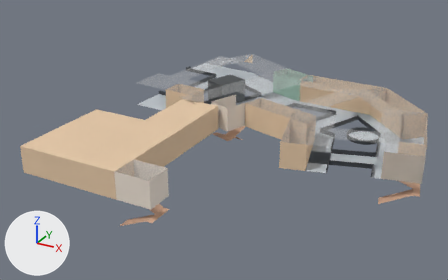
A saved change to the glTF model floors/12F.glb.
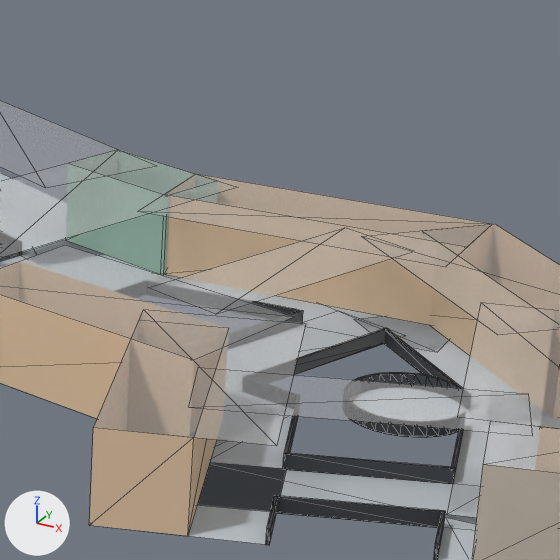
There are two pictures of each version: one whole from a camera (50 mm lens) standing at (16.8, -47.7, 35.0) and looking at (-16.2, 12.1, 5.1), one close up on the part from 57% to 90% of the width and 10% to 63% of the height. Arrows for +X, +Y and +Z are at lower left; the lights stay in place. The first two pictures are the older version. The close-ups show mesh edges as thin lines. Where no turn or scale is listed for an object, it has been applied to the vertices. Vertices at exactly the same position are counted once.

Before the edit, the objects in view are built like this:
```python
ob_立方體_035 = bpy.data.objects.new('立方體.035', me_立方體_035)
ob_立方體_035.location = (-7.2, 22.67, 6.25)
ob_立方體_037 = bpy.data.objects.new('立方體.037', me_立方體_036)
ob_立方體_037.location = (-4.4, 21.85, 6.25)
ob_立方體_038 = bpy.data.objects.new('立方體.038', me_立方體_037)
ob_立方體_038.location = (-6.29, 21.23, 7.49)
ob_立方體_038.rotation_euler = (1.571, 0.0, 2.744)  # degrees (90, 0, 157)
ob_立方體_038.scale = (0.104, 0.0792, 0.455)
ob_立方體_043 = bpy.data.objects.new('立方體.043', me_立方體_042)
ob_立方體_043.location = (-6.29, 21.23, 7.5)
ob_立方體_043.rotation_euler = (1.571, 0.0, 2.744)  # degrees (90, 0, 157)
ob_立方體_043.scale = (0.104, 0.0792, 0.455)
ob_立方體_134 = bpy.data.objects.new('立方體.134', me_立方體_173)
ob_立方體_134.location = (-5.25, 11.77, 7.5)
ob_立方體_202 = bpy.data.objects.new('立方體.202', me_立方體_202)
ob_立方體_202.location = (-7.95, 24.24, 6.25)
ob_立方體_203 = bpy.data.objects.new('立方體.203', me_立方體_203)
ob_立方體_203.location = (-1.57, 21.95, 6.25)
# me_立方體_202
# before: 0 (1.31, -0.09, -0.25), 1 (1.31, -0.09, 0.25) at pixel (298, 310), 4 (1.31, 0.01, -0.25), 5 (1.31, 0.01, 0.25) at pixel (299, 309)
# me_立方體_203
# before: 2 (-2.04, 2.05, -0.25), 3 (-2.04, 2.05, 0.25) at pixel (383, 328), 6 (-1.97, 2.12, -0.25), 7 (-1.97, 2.12, 0.25) at pixel (386, 327)
# also in view: '立方體.011' at (-5.3, 11.9, 6.0); '立方體.127' at (0.7, 24.7, 7.5); '立方體.015' at (3.6, 17.2, 6.0); '立方體.009' at (-5.3, 11.8, 9.0); '丁棟6F.000' at (-14.4, 28.6, 7.5)
```
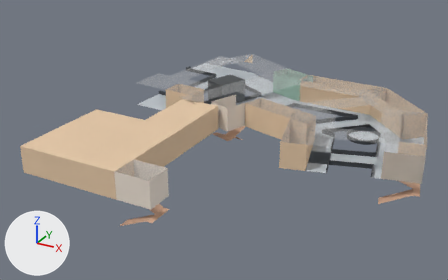
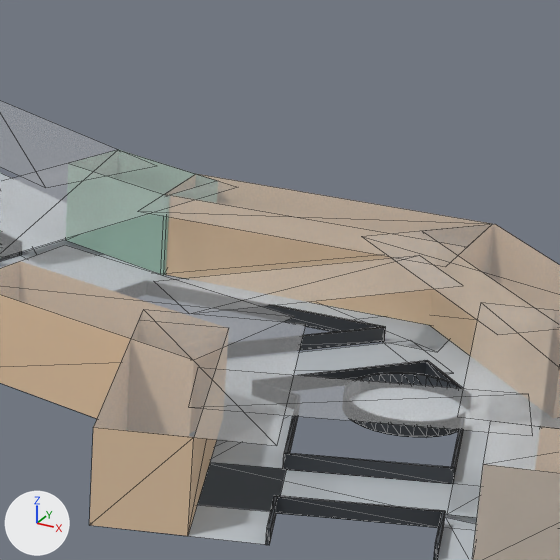
Where the newer file only moved an object's origin or applied its transform, the numbers keep the older frame.

Location of each change, (x1, y1, x2, y2) in pixels of the close-ups (560 x 560 px):
'立方體.043', moved, turned
    before: (148, 228, 410, 314)
    after: (154, 255, 463, 314)
'立方體.038', moved, turned
    before: (298, 326, 358, 358)
    after: (294, 343, 408, 375)
'立方體.037', reshaped
    before: (294, 328, 389, 375)
    after: (302, 361, 429, 380)
'立方體.035', reshaped
    before: (283, 310, 303, 323)
    after: (299, 327, 385, 351)
'立方體.202', reshaped (mostly hidden before)
    before: (253, 302, 299, 314)
    after: (263, 305, 386, 340)
'立方體.203', reshaped
    before: (383, 328, 463, 388)
    after: (425, 360, 463, 388)

Patch to the scene script:
```diff
--- a/floors/12F.glb.py
+++ b/floors/12F.glb.py
@@ me_立方體_202 @@
-me_立方體_202.from_pydata(...)  # 8 vertices, 12 faces; spans x -4.32..1.31, y -0.09..0.19, z -0.25..0.25
+me_立方體_202.from_pydata(...)  # 8 vertices, 12 faces; spans x -4.32..4.37, y -0.19..0.19, z -0.25..0.25
+# me_立方體_202 part 1
+for i in [0, 1, 4, 5]: me_立方體_202.vertices[i].co += Vector((3.05, -0.1, 0.0))
 me_立方體_202.materials.append(mat_材質_003)
@@ me_立方體_203 @@
-me_立方體_203.from_pydata(...)  # 8 vertices, 12 faces; spans x -2.04..2.12, y -2.2..2.12, z -0.25..0.25
+me_立方體_203.from_pydata(...)  # 8 vertices, 12 faces; spans x 0.02..2.12, y -2.2..-0.02, z -0.25..0.25
+# me_立方體_203 part 2
+for i in [2, 3, 6, 7]: me_立方體_203.vertices[i].co += Vector((2.06, -2.14, 0.0))
 me_立方體_203.materials.append(mat_材質_003)
@@ me_立方體_035 @@
-me_立方體_035.from_pydata(...)  # 8 vertices, 12 faces; spans x -1.8..0.72, y -4.13..1.61, z -0.25..0.25
-me_立方體_035.vertices[0].co = (0.72, 1.57, -0.25)
-me_立方體_035.vertices[1].co = (0.72, 1.57, 0.25)  # pixel (303, 310)
-me_立方體_035.vertices[2].co = (-1.7, -4.13, -0.25)
-me_立方體_035.vertices[3].co = (-1.7, -4.13, 0.25)
-me_立方體_035.vertices[4].co = (0.63, 1.61, -0.25)
-me_立方體_035.vertices[5].co = (0.63, 1.61, 0.25)  # pixel (301, 310)
-me_立方體_035.vertices[6].co = (-1.8, -4.1, -0.25)
-me_立方體_035.vertices[7].co = (-1.8, -4.1, 0.25)
+me_立方體_035.from_pydata(...)  # 8 vertices, 12 faces; spans x -2.1..3.64, y -4.07..1.46, z -0.25..0.25
+# me_立方體_035 part 3
+me_立方體_035.vertices[0].co = (3.64, 1.39, -0.25)  # pixel (384, 341)
+me_立方體_035.vertices[1].co = (3.64, 1.39, 0.25)  # pixel (385, 327)
+me_立方體_035.vertices[2].co = (-2.03, -4.07, -0.25)
+me_立方體_035.vertices[3].co = (-2.03, -4.07, 0.25)
+me_立方體_035.vertices[4].co = (3.57, 1.46, -0.25)
+me_立方體_035.vertices[5].co = (3.57, 1.46, 0.25)  # pixel (383, 326)
+me_立方體_035.vertices[6].co = (-2.1, -4.0, -0.25)
+me_立方體_035.vertices[7].co = (-2.1, -4.0, 0.25)
 me_立方體_035.materials.append(mat_材質_014)
@@ me_立方體_036 @@
-me_立方體_036.from_pydata(...)  # 8 vertices, 12 faces; spans x -1.8..0.97, y -4.13..2.19, z -0.25..0.25
-me_立方體_036.vertices[0].co = (0.97, 2.15, -0.25)
-me_立方體_036.vertices[1].co = (0.97, 2.15, 0.25)  # pixel (388, 328)
-me_立方體_036.vertices[2].co = (-1.7, -4.13, -0.25)
-me_立方體_036.vertices[3].co = (-1.7, -4.13, 0.25)
-me_立方體_036.vertices[4].co = (0.88, 2.19, -0.25)
-me_立方體_036.vertices[5].co = (0.88, 2.19, 0.25)  # pixel (386, 327)
-me_立方體_036.vertices[6].co = (-1.8, -4.1, -0.25)
-me_立方體_036.vertices[7].co = (-1.8, -4.1, 0.25)
+me_立方體_036.from_pydata(...)  # 8 vertices, 12 faces; spans x -1.42..3.0, y -4.27..0.05, z -0.25..0.25
+# me_立方體_036 part 4
+me_立方體_036.vertices[0].co = (3.0, -0.02, -0.25)
+me_立方體_036.vertices[1].co = (3.0, -0.02, 0.25)  # pixel (429, 361)
+me_立方體_036.vertices[2].co = (-1.35, -4.27, -0.25)
+me_立方體_036.vertices[3].co = (-1.35, -4.27, 0.25)
+me_立方體_036.vertices[4].co = (2.93, 0.05, -0.25)
+me_立方體_036.vertices[5].co = (2.93, 0.05, 0.25)  # pixel (427, 360)
+me_立方體_036.vertices[6].co = (-1.42, -4.2, -0.25)
+me_立方體_036.vertices[7].co = (-1.42, -4.2, 0.25)
 me_立方體_036.materials.append(mat_材質_015)
@@ ob_立方體_038 @@
 ob_立方體_038 = bpy.data.objects.new('立方體.038', me_立方體_037)
-ob_立方體_038.location = (-6.29, 21.23, 7.49)
-ob_立方體_038.rotation_euler = (1.571, 0.0, 2.744)  # degrees (90, 0, 157)
+ob_立方體_038.location = (-5.13, 20.3, 7.49)
+ob_立方體_038.rotation_euler = (1.571, 0.0, 2.342)  # degrees (90, 0, 134)
 ob_立方體_038.scale = (0.104, 0.0792, 0.455)
@@ ob_立方體_043 @@
 ob_立方體_043 = bpy.data.objects.new('立方體.043', me_立方體_042)
-ob_立方體_043.location = (-6.29, 21.23, 7.5)
-ob_立方體_043.rotation_euler = (1.571, 0.0, 2.744)  # degrees (90, 0, 157)
+ob_立方體_043.location = (-5.13, 20.3, 7.5)
+ob_立方體_043.rotation_euler = (1.571, 0.0, 2.342)  # degrees (90, 0, 134)
 ob_立方體_043.scale = (0.104, 0.0792, 0.455)
```
